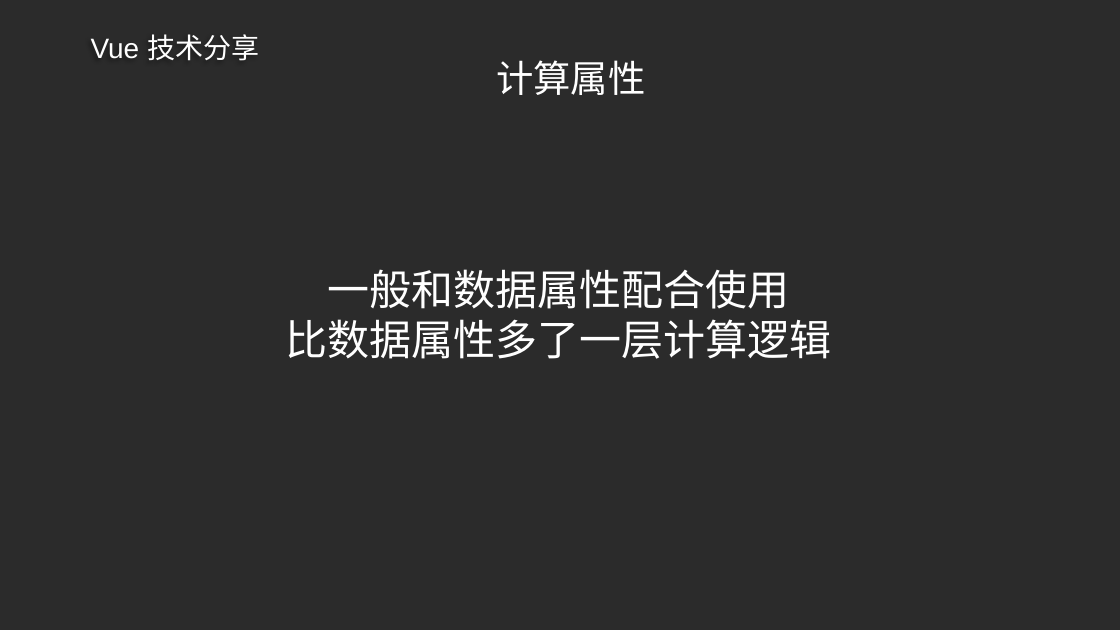
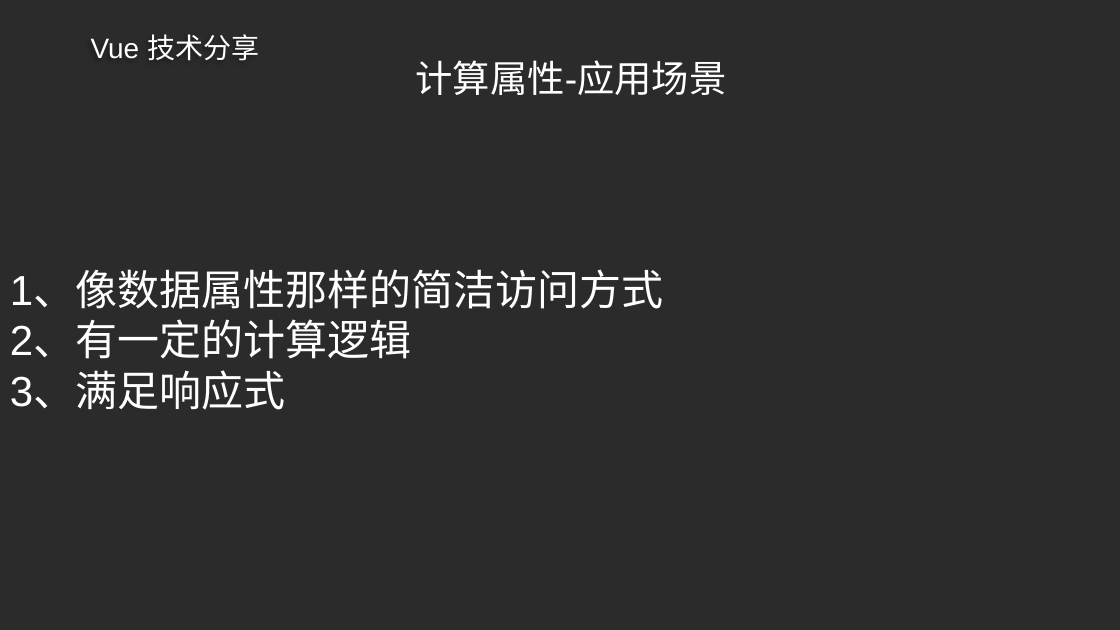
Before and after one commit to ldjdd/traing-library, a slide deck: slide 24 of vue/成稿.pptx. Drawn at 1120x630 pixels with LibreOffice and Linux fonts; fonts in the diff are those of the drawing; background and template pictures are left out; a plain dark background stands for a picture behind light text. Boxes give left, top, right and bottom in pixels: in the first picture for what was removed or moved away, otherwise in the second. Text is boxed around its words. In the diff, an @@ line names an element or a change of style, - is before the commit and + after.

```diff
--- a/vue/成稿.pptx
+++ b/vue/成稿.pptx
@@ title at <box>415,60,726,95</box>: text changed @@
-计算属性
+计算属性-应用场景
@@ text at <box>10,271,663,410</box>: text changed @@
-一般和数据属性配合使用
-比数据属性多了一层计算逻辑
+1、像数据属性那样的简洁访问方式
+2、有一定的计算逻辑
+3、满足响应式
```
Also in this commit, not shown: 2 other slides changed, 7 other files.
